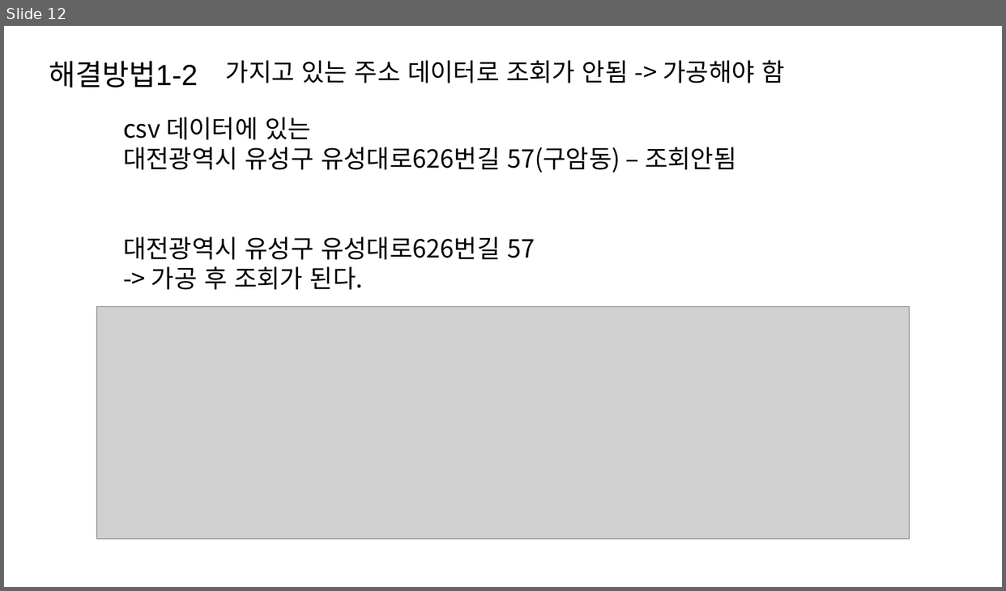
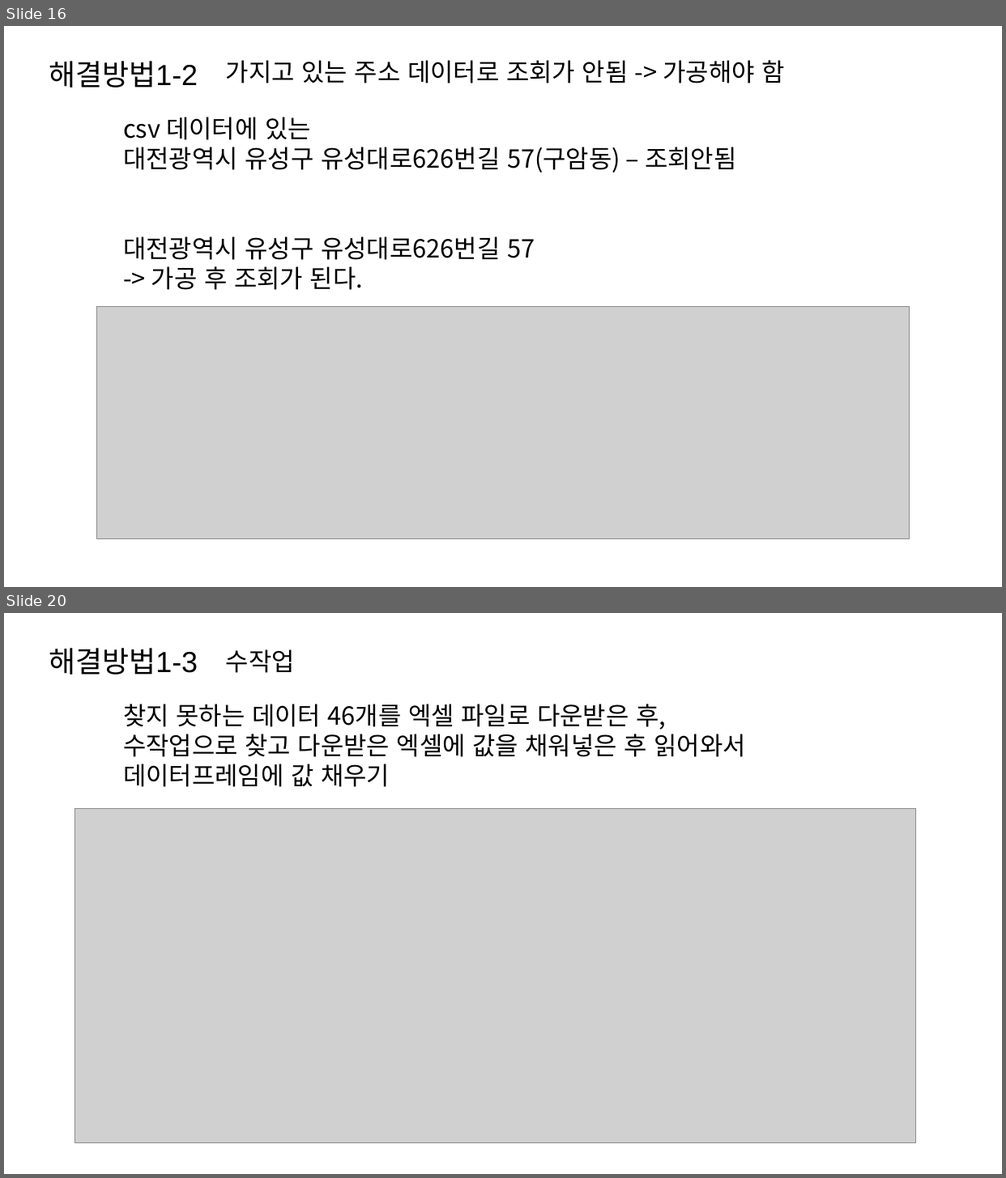
Before and after one commit to dev-hw/SeSAC-live_map, a slide deck: 230810.pptx. Shown one above the other, each under a label of ours: slide 12 before the commit, slides 16 and 20 after it; the slides between them are not shown. The pictures are 1006x591 and 1006x1178 pixels, drawn with LibreOffice and Linux fonts; fonts in the diff are those of the drawing; grey boxes stand for pictures. Boxes give left, top, right and bottom in pixels: in the first picture for what was removed or moved away, otherwise in the second. Text is boxed around its words. In the diff, an @@ line names an element or a change of style, - is before the commit and + after.

```diff
--- a/230810.pptx
+++ b/230810.pptx
@@ slide 20 added at (x1=4, y1=613, x2=1002, y2=1174), background #FFFFFF @@
@@ text added at (x1=49, y1=648, x2=198, y2=675), 28 pt, text #000000 @@
+해결방법1-3
@@ text added at (x1=226, y1=649, x2=295, y2=673), 24 pt, text #000000 @@
+수작업
@@ text added at (x1=123, y1=704, x2=746, y2=787), 24 pt, text #000000 @@
+찾지 못하는 데이터 46개를 엑셀 파일로 다운받은 후,
+수작업으로 찾고 다운받은 엑셀에 값을 채워넣은 후 읽어와서
+데이터프레임에 값 채우기
@@ picture added at (x1=74, y1=808, x2=916, y2=1143) @@
@@ what was slide 12 is now slide 16 @@
```
Also in this commit, not shown: 6 slides changed, 7 other slides added, 1 slide removed.
